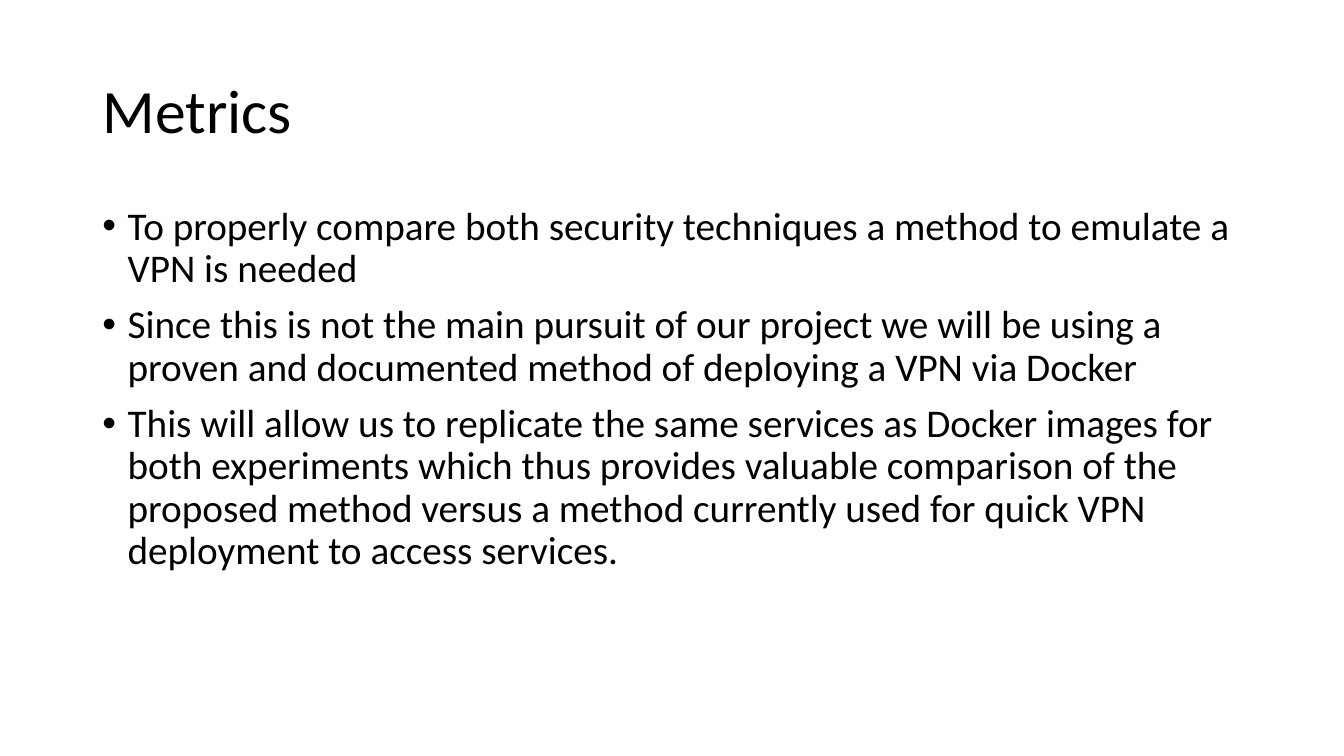
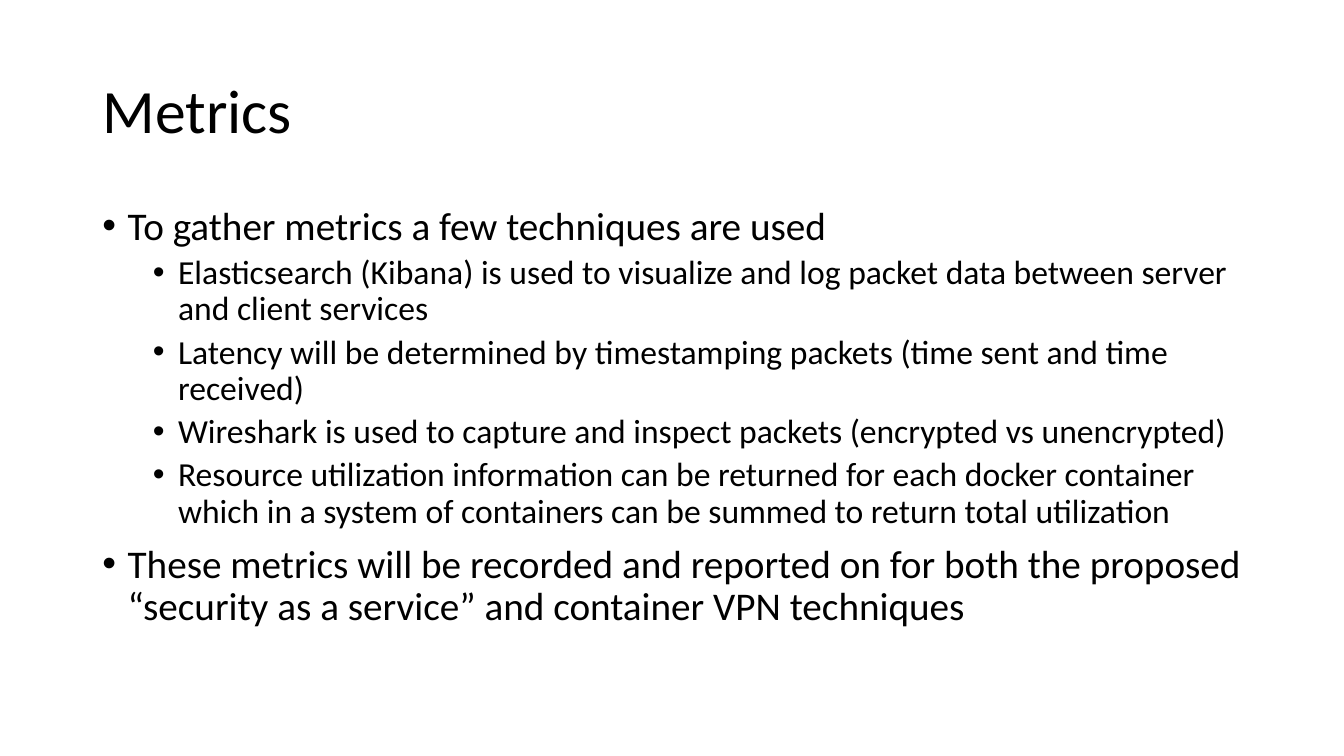
Before and after one commit to devagent42/ITEC5102F-Project, a slide deck: slide 12 of Presentation/Progress Presentation Slides.pptx. Drawn at 1344x756 pixels with LibreOffice and Linux fonts; fonts in the diff are those of the drawing. Boxes give left, top, right and bottom in pixels: in the first picture for what was removed or moved away, otherwise in the second. Text is boxed around its words. In the diff, an @@ line names an element or a change of style, - is before the commit and + after.

```diff
--- a/Presentation/Progress Presentation Slides.pptx
+++ b/Presentation/Progress Presentation Slides.pptx
@@ text at (x1=128, y1=212, x2=1241, y2=627): text changed; size 28 to 24 pt @@
-• To properly compare both security techniques a method to emulate a VPN is needed
-• Since this is not the main pursuit of our project we will be using a proven and documented method of deploying a VPN via Docker
-• This will allow us to replicate the same services as Docker images for both experiments which thus provides valuable comparison of the proposed method versus a method currently used for quick VPN deployment to access services.
+• To gather metrics a few techniques are used
+  • Elasticsearch (Kibana) is used to visualize and log packet data between server and client services
+  • Latency will be determined by timestamping packets (time sent and time received)
+  • Wireshark is used to capture and inspect packets (encrypted vs unencrypted)
+  • Resource utilization information can be returned for each docker container which in a system of containers can be summed to return total utilization
+• These metrics will be recorded and reported on for both the proposed “security as a service” and container VPN techniques
```
Also in this commit, not shown: 1 other slide changed.
